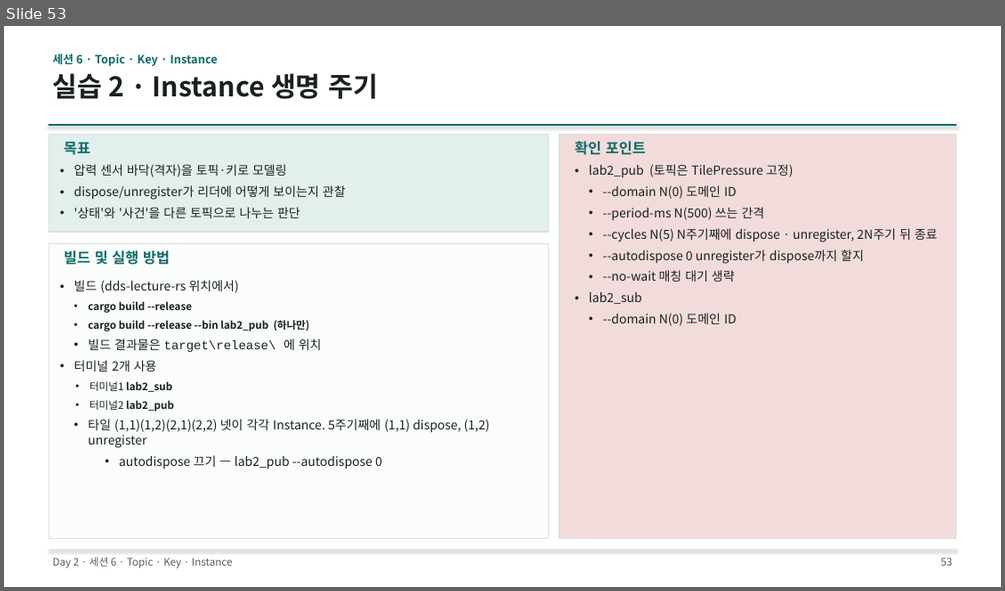
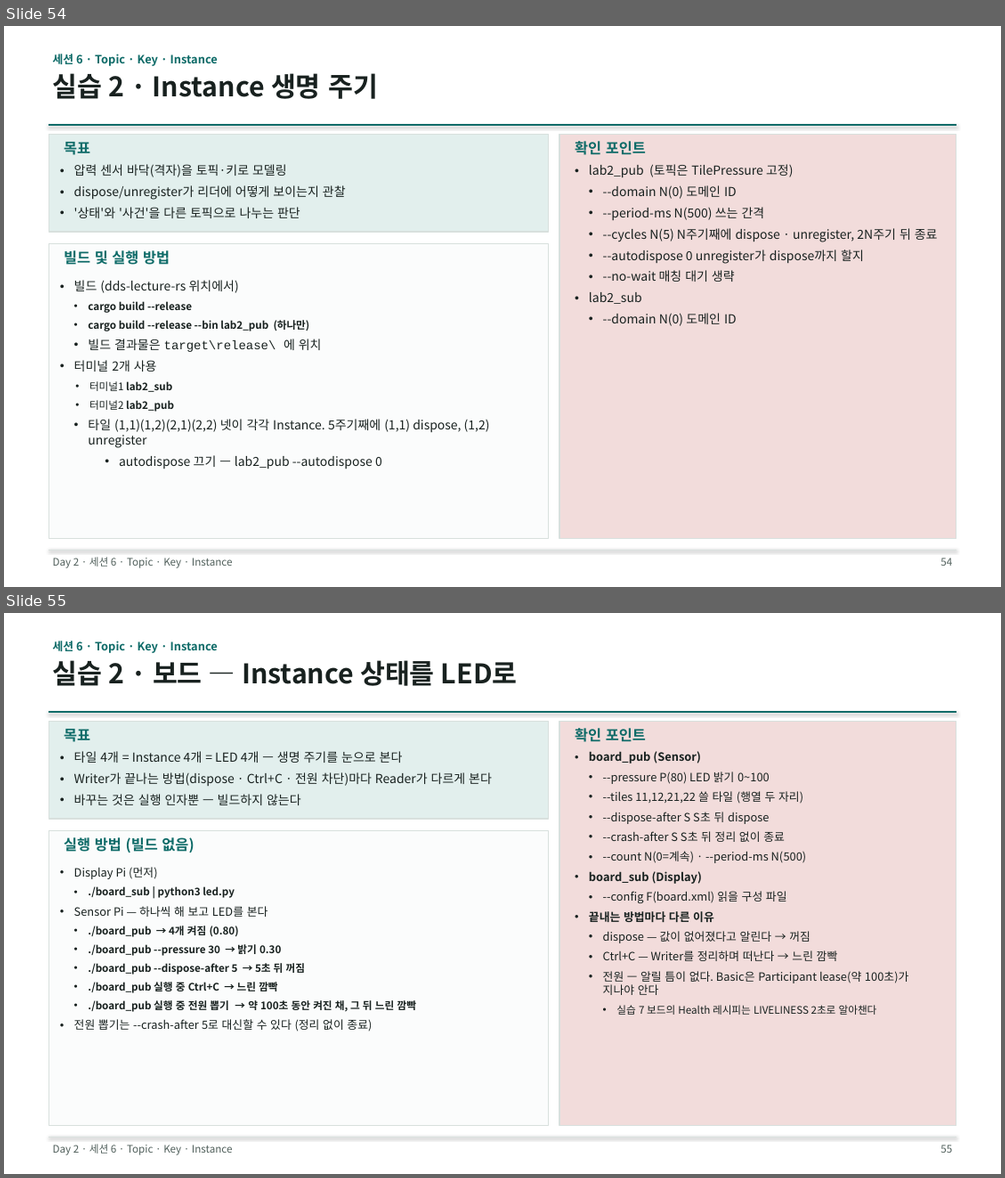
Before and after one commit to IntellectusCorp/int2DDS-lecture, a slide deck: int2dds-lecture-for-beginner.pptx. Shown one above the other, each under a label of ours: slide 53 before the commit, slides 54 and 55 after it. The pictures are 1005x591 and 1005x1178 pixels, drawn with LibreOffice and Linux fonts; fonts in the diff are those of the drawing. Boxes give left, top, right and bottom in pixels: in the first picture for what was removed or moved away, otherwise in the second. Text is boxed around its words. In the diff, an @@ line names an element or a change of style, - is before the commit and + after.

Commit message:
FEAT: Add Raspberry Pi board labs and remove C lab sources
- Add board_pub / board_sub, board.xml and led.py (LED display of instance state)
- Fetch int2DDS from the GitHub develop branch instead of a local path
- Remove the old C labs (dds-lecture-src)
- Update README and slides for the board labs

```diff
--- a/int2dds-lecture-for-beginner.pptx
+++ b/int2dds-lecture-for-beginner.pptx
@@ slide 55 added at (4, 613, 1001, 1174), background #FFFFFF @@
@@ text added at (53, 660, 518, 686), 26 pt, text #18211F, bold @@
+실습 2 · 보드 — Instance 상태를 LED로
@@ text added at (53, 641, 218, 653), 11 pt, text #0E6B68, bold @@
+세션 6 · Topic · Key · Instance
@@ line added from (48, 712) to (956, 712), #0E6B68 1.5 pt @@
@@ rectangle added at (48, 722, 549, 819), fill #E2EFED, outline #D8E0DD 1 pt @@
@@ text added at (64, 729, 90, 742), 14 pt, text #0E6B68, bold @@
+목표
@@ rectangle added at (559, 722, 956, 1126), fill #F2DCDB, outline #D8E0DD 1 pt @@
@@ text added at (574, 728, 646, 742), 14 pt, text #0E6B68, bold @@
+확인 포인트
@@ text added at (74, 751, 492, 805), 12 pt, text #18211F @@
+• 타일 4개 = Instance 4개 = LED 4개 — 생명 주기를 눈으로 본다
+• Writer가 끝나는 방법(dispose · Ctrl+C · 전원 차단)마다 Reader가 다르게 본다
+• 바꾸는 것은 실행 인자뿐 — 빌드하지 않는다
@@ text added at (589, 751, 908, 1014), 11 pt, text #18211F @@
+• board_pub (Sensor)
+• --pressure P(80) LED 밝기 0~100
+• --tiles 11,12,21,22 쓸 타일 (행열 두 자리)
+• --dispose-after S S초 뒤 dispose
+• --crash-after S S초 뒤 정리 없이 종료
+• --count N(0=계속) · --period-ms N(500)
+• board_sub (Display)
+• --config F(board.xml) 읽을 구성 파일
+• 끝내는 방법마다 다른 이유
+• dispose — 값이 없어졌다고 알린다 → 꺼짐
+• Ctrl+C — Writer를 정리하며 떠난다 → 느린 깜빡
+• 전원 — 알릴 틈이 없다. Basic은 Participant lease(약 100초)가 지나야 안다
+• 실습 7 보드의 Health 레시피는 LIVELINESS 2초로 알아챈다
@@ rectangle added at (48, 831, 549, 1126), fill #FBFCFC, outline #D8E0DD 1 pt @@
@@ text added at (64, 837, 194, 852), 14 pt, text #0E6B68, bold @@
+실행 방법 (빌드 없음)
@@ text added at (74, 867, 416, 1031), 10 pt, text #18211F, bold @@
+• Display Pi (먼저)
+• ./board_sub | python3 led.py
+• Sensor Pi — 하나씩 해 보고 LED를 본다
+• ./board_pub → 4개 켜짐 (0.80)
+• ./board_pub --pressure 30 → 밝기 0.30
+• ./board_pub --dispose-after 5 → 5초 뒤 꺼짐
+• ./board_pub 실행 중 Ctrl+C → 느린 깜빡
+• ./board_pub 실행 중 전원 뽑기 → 약 100초 동안 켜진 채, 그 뒤 느린 깜빡
+• 전원 뽑기는 --crash-after 5로 대신할 수 있다 (정리 없이 종료)
@@ line added from (48, 1136) to (956, 1136), #D8E0DD 0.75 pt @@
@@ text added at (53, 1143, 233, 1155), 10 pt, text #51605C @@
+Day 2 · 세션 6 · Topic · Key · Instance
@@ page number added at (940, 1144, 952, 1152), 10 pt, text #51605C @@
+55
@@ what was slide 53 is now slide 54 @@
@@ page number at (940, 557, 952, 565): text changed @@
-53
+54
```
Also in this commit, not shown: 10 slides changed, 3 other slides added, 43 other files.
